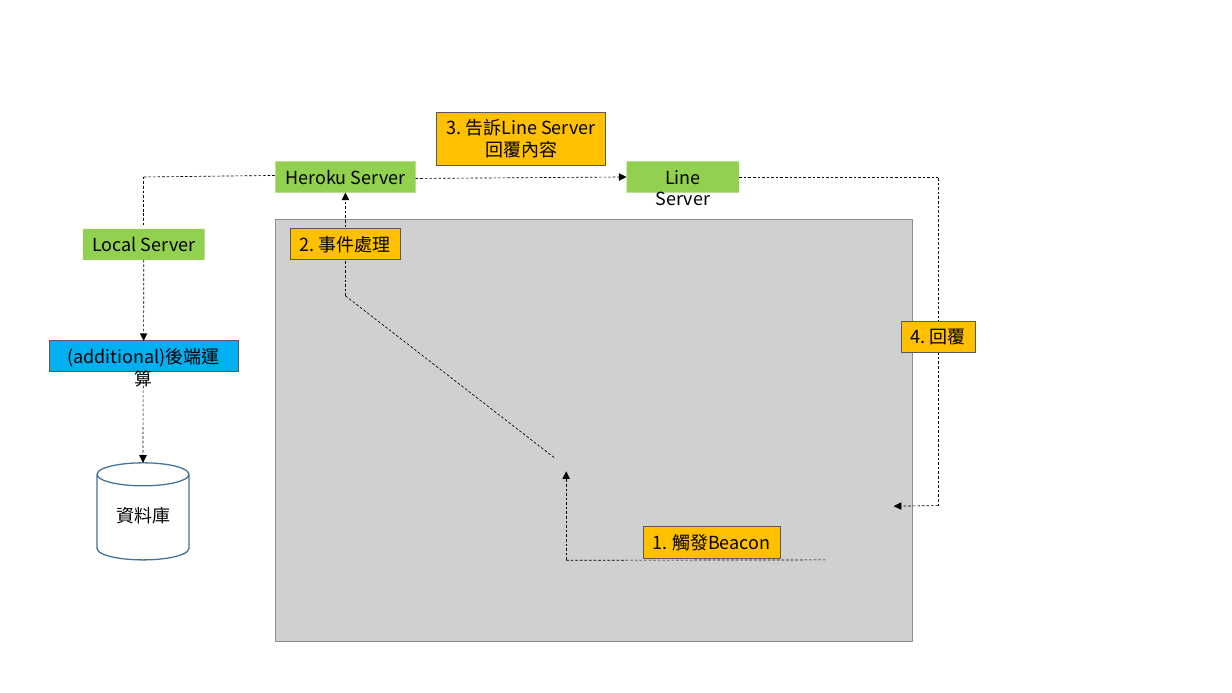
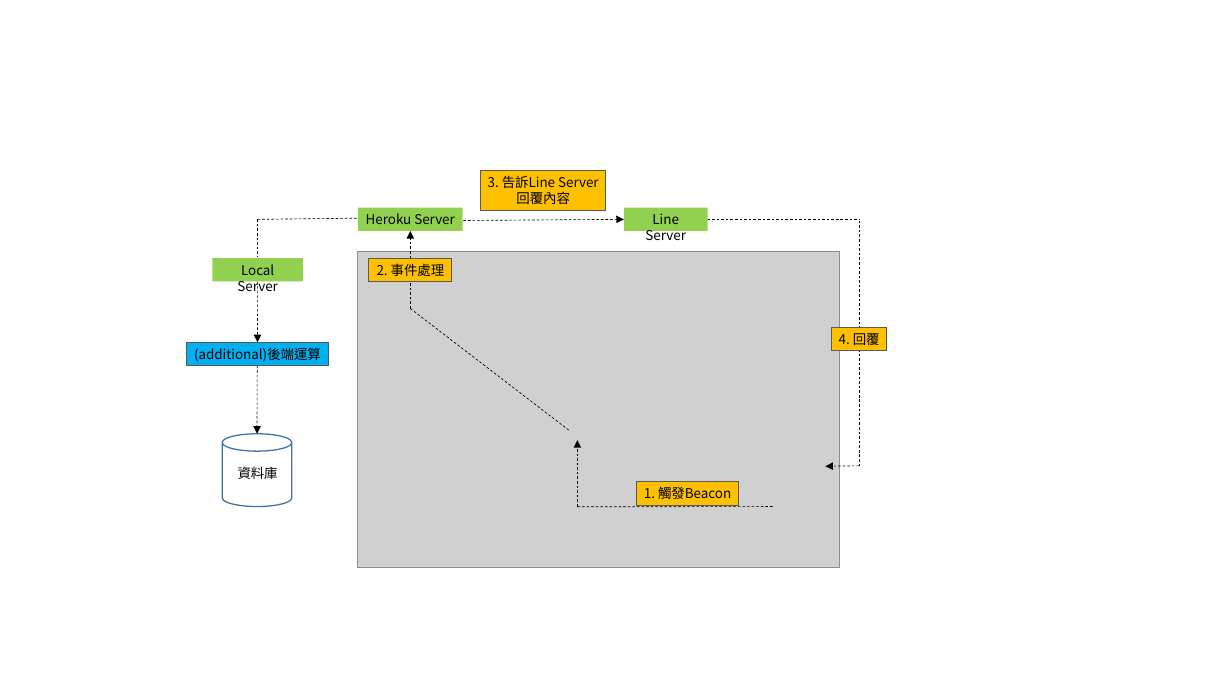
Before and after one commit to littleching26/master-thesis, a slide deck: slide 1 of demoPic.pptx. Drawn at 1232x693 pixels with LibreOffice and Linux fonts; fonts in the diff are those of the drawing; grey boxes stand for pictures. Boxes give left, top, right and bottom in pixels: in the first picture for what was removed or moved away, otherwise in the second. Text is boxed around its words. In the diff, an @@ line names an element or a change of style, - is before the commit and + after.

```diff
--- a/demoPic.pptx
+++ b/demoPic.pptx
@@ rectangle "3. 告訴Line Server": place and size @@
-rectangle "3. 告訴Line Server" at (437,112,605,165)
+rectangle "3. 告訴Line Server" at (481,171,606,211)
@@ rectangle "Heroku Server": place and size @@
-rectangle "Heroku Server" at (275,162,416,193)
+rectangle "Heroku Server" at (359,208,463,231)
@@ rectangle "Line Server": place and size @@
-rectangle "Line Server" at (627,162,739,193)
+rectangle "Line Server" at (624,208,708,231)
@@ line moved from (144, 177) - (275, 176) to (258, 219) - (358, 218) @@
@@ line moved from (144, 177) - (144, 227) to (258, 219) - (258, 257) @@
@@ arrow moved from (346, 296) - (346, 192) to (410, 309) - (410, 231) @@
@@ arrow moved from (416, 178) - (627, 177) to (464, 221) - (624, 219) @@
@@ line moved from (739, 177) - (938, 177) to (708, 219) - (860, 219) @@
@@ line moved from (938, 506) - (938, 177) to (860, 467) - (860, 219) @@
@@ rectangle "Local Server": place and size @@
-rectangle "Local Server" at (83,229,205,261)
+rectangle "Local Server" at (213,258,303,281)
@@ picture: place and size @@
-picture at (275,219,912,641)
+picture at (358,251,840,568)
@@ rectangle "2. 事件處理": place and size @@
-rectangle "2. 事件處理" at (290,228,401,260)
+rectangle "2. 事件處理" at (369,258,452,281)
@@ arrow moved from (144, 260) - (143, 341) to (258, 282) - (258, 342) @@
@@ line moved from (346, 296) - (555, 458) to (410, 309) - (569, 431) @@
@@ rectangle "4. 回覆": place and size @@
-rectangle "4. 回覆" at (901,321,975,352)
+rectangle "4. 回覆" at (832,327,887,350)
@@ rectangle "(additional)後端運算": place and size @@
-rectangle "(additional)後端運算" at (49,341,238,372)
+rectangle "(additional)後端運算" at (187,342,328,365)
@@ arrow moved from (143, 372) - (143, 463) to (257, 366) - (257, 433) @@
@@ cylinder: place and size @@
-cylinder at (97,463,189,560)
+cylinder at (222,433,291,506)
@@ arrow moved from (567, 560) - (567, 471) to (578, 506) - (578, 440) @@
@@ size 14 to 10.5 pt in 9 elements at (832,327,887,350), (624,208,708,231), (369,258,452,281), (637,482,739,505), (481,171,606,211), (187,342,328,365), (359,208,463,231), (213,258,303,281), (238,466,278,479) @@
@@ text "資料庫": place and size @@
-text "資料庫" at (117,507,171,524)
+text "資料庫" at (238,466,278,479)
@@ arrow moved from (938, 506) - (894, 506) to (860, 466) - (825, 467) @@
@@ line moved from (567, 560) - (826, 560) to (578, 507) - (775, 506) @@
@@ rectangle "1. 觸發Beacon": place and size @@
-rectangle "1. 觸發Beacon" at (643,527,780,558)
+rectangle "1. 觸發Beacon" at (637,482,739,505)
```
Also in this commit, not shown: 1 other slide changed, 3 slides added, 4 other files.
